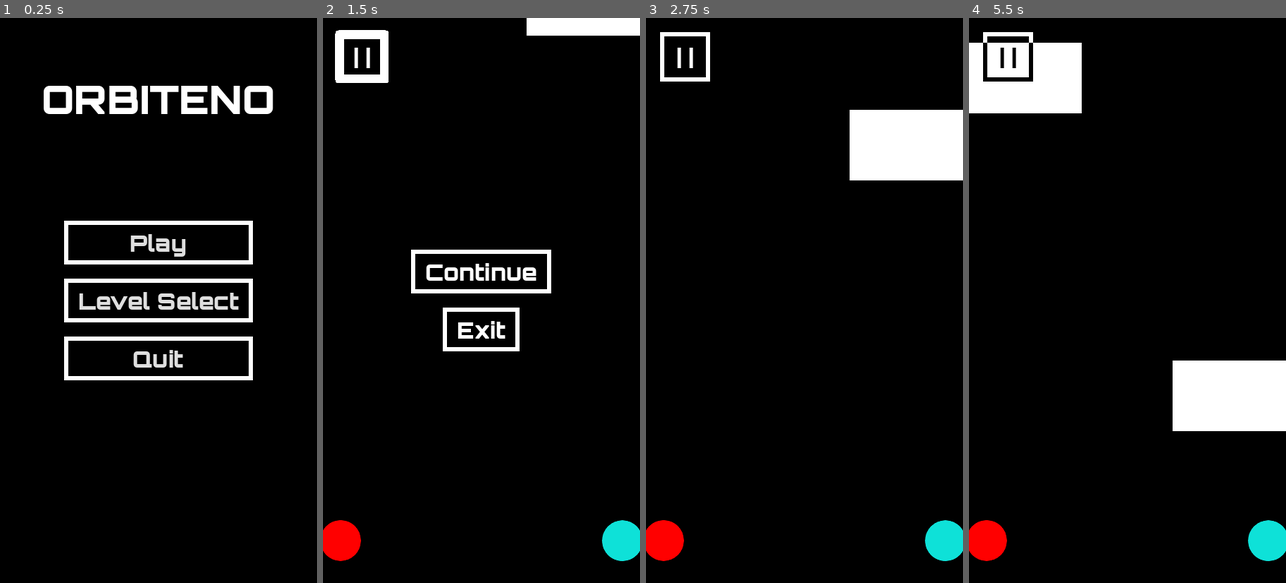
Above: before the commit, frames 1-4 (left to right).
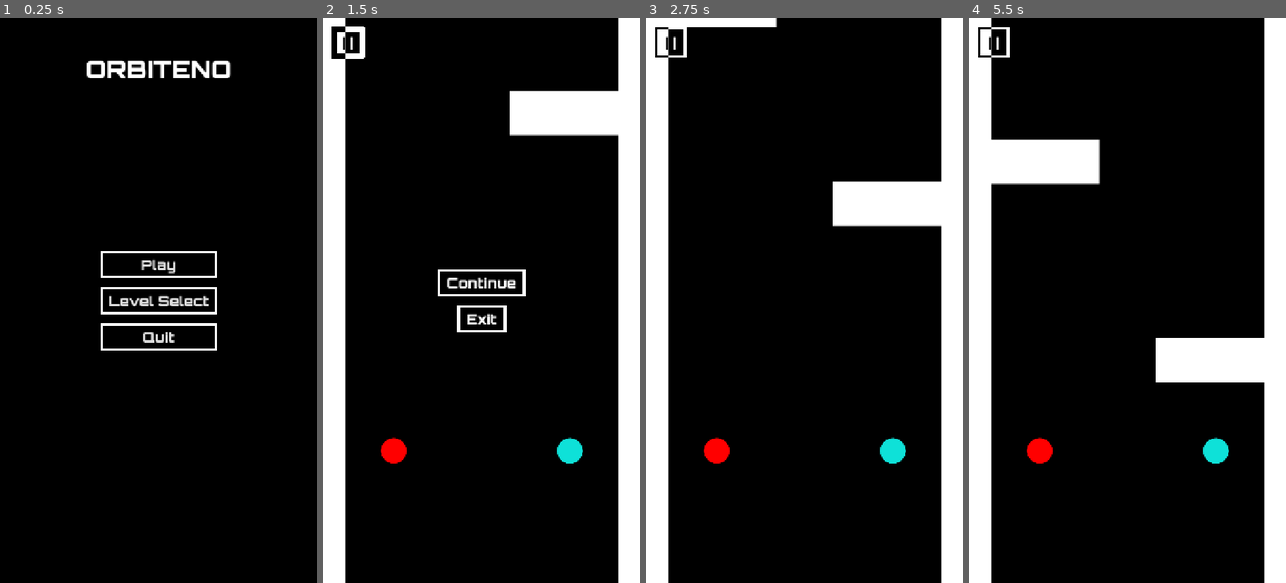
Above: after the commit, the same moments.

Repository: Skunkynator/Orbiteno
Game: Godot game, scene res://menu/title.tscn
Same seed, same stepped clock (60 frames per second), same inputs: the game is played once before the commit and once after it.
Inputs:
- Up to frame 1 (0.25 s): no input
- Up to frame 2 (1.5 s): click "Play" at 0.5 s; click "| |" at 1.25 s
- Up to frame 3 (2.75 s): click "Continue" at 2 s
- Up to frame 4 (5.5 s): click "| |" at 2.75 s; click "Continue" at 3.5 s; click "| |" at 4.25 s; click "Continue" at 5 s

The runs differ from the first frame. In frame 1, 9.0% of the frame differs, in the area x 13-87%, y 7-65%; in frame 2, 22%; in frame 3, 21%; in frame 4, 24%, in the area x 0-100%, y 0-100%.

Commit message:
Update to Godot 4.4

Diff:
--- a/level_base/base.tscn
+++ b/level_base/base.tscn
@@ -1,18 +1,18 @@
-[gd_scene load_steps=3 format=2]
+[gd_scene load_steps=3 format=3 uid="uid://bovkl4daa2vf4"]
 
-[ext_resource path="res://level_base/level.gd" type="Script" id=2]
-[ext_resource path="res://level_base/obstacle.tscn" type="PackedScene" id=3]
+[ext_resource type="Script" uid="uid://cudnmrxiafgum" path="res://level_base/level.gd" id="2"]
+[ext_resource type="PackedScene" uid="uid://3tgyn4qb6ibj" path="res://level_base/obstacle.tscn" id="3"]
 
 [node name="Level" type="Node2D"]
-script = ExtResource( 2 )
+script = ExtResource("2")
 
 [node name="End" type="Node2D" parent="."]
 
 [node name="walls" type="Node" parent="."]
 
-[node name="RightWall" parent="walls" instance=ExtResource( 3 )]
-position = Vector2( 720, 0 )
-obj_size = Vector2( 100, 300000 )
+[node name="RightWall" parent="walls" instance=ExtResource("3")]
+position = Vector2(720, 0)
+obj_size = Vector2(100, 300000)
 
-[node name="LeftWall" parent="walls" instance=ExtResource( 3 )]
-obj_size = Vector2( 100, 300000 )
+[node name="LeftWall" parent="walls" instance=ExtResource("3")]
+obj_size = Vector2(100, 300000)
--- a/level_base/movement/auto_path_follow.gd
+++ b/level_base/movement/auto_path_follow.gd
@@ -6,4 +6,4 @@
 
 
 func _process(delta: float) -> void:
-	offset += delta * speed * 500
+	h_offset += delta * speed * 500
--- a/levels/basics/08.tscn
+++ b/levels/basics/08.tscn
@@ -1,77 +1,77 @@
-[gd_scene load_steps=3 format=2]
+[gd_scene load_steps=3 format=3 uid="uid://cqr07tttyjavg"]
 
-[ext_resource path="res://level_base/base.tscn" type="PackedScene" id=1]
-[ext_resource path="res://level_base/obstacle.tscn" type="PackedScene" id=2]
+[ext_resource type="PackedScene" path="res://level_base/base.tscn" id="1"]
+[ext_resource type="PackedScene" uid="uid://3tgyn4qb6ibj" path="res://level_base/obstacle.tscn" id="2"]
 
-[node name="Level" instance=ExtResource( 1 )]
+[node name="Level" instance=ExtResource("1")]
 
 [node name="End" parent="." index="0"]
-position = Vector2( 0, -4600 )
+position = Vector2(0, -4600)
 
 [node name="Node2D" type="Node2D" parent="." index="2"]
-position = Vector2( 360, -50 )
+position = Vector2(360, -50)
 
-[node name="Area2D" parent="Node2D" index="0" instance=ExtResource( 2 )]
-position = Vector2( -160, -200 )
+[node name="Area2D" parent="Node2D" index="0" instance=ExtResource("2")]
+position = Vector2(-160, -200)
 rotation = 0.785398
-obj_size = Vector2( 300, 300 )
+obj_size = Vector2(300, 300)
 
-[node name="Area2D2" parent="Node2D" index="1" instance=ExtResource( 2 )]
-position = Vector2( 160, -550 )
+[node name="Area2D2" parent="Node2D" index="1" instance=ExtResource("2")]
+position = Vector2(160, -550)
 rotation = 0.785398
-obj_size = Vector2( 300, 300 )
+obj_size = Vector2(300, 300)
 
-[node name="Area2D3" parent="Node2D" index="2" instance=ExtResource( 2 )]
-position = Vector2( -160, -900 )
+[node name="Area2D3" parent="Node2D" index="2" instance=ExtResource("2")]
+position = Vector2(-160, -900)
 rotation = 0.785398
-obj_size = Vector2( 300, 300 )
+obj_size = Vector2(300, 300)
 
-[node name="Area2D4" parent="." index="3" instance=ExtResource( 2 )]
-position = Vector2( 360, -1400 )
-obj_size = Vector2( 100, 300 )
+[node name="Area2D4" parent="." index="3" instance=ExtResource("2")]
+position = Vector2(360, -1400)
+obj_size = Vector2(100, 300)
 
-[node name="Area2D5" parent="." index="4" instance=ExtResource( 2 )]
-position = Vector2( 670, -1400 )
+[node name="Area2D5" parent="." index="4" instance=ExtResource("2")]
+position = Vector2(670, -1400)
 rotation = 0.785398
-obj_size = Vector2( 200, 200 )
+obj_size = Vector2(200, 200)
 
-[node name="Area2D6" parent="." index="5" instance=ExtResource( 2 )]
-position = Vector2( 300, -1800 )
+[node name="Area2D6" parent="." index="5" instance=ExtResource("2")]
+position = Vector2(300, -1800)
 rotation = -0.785398
-obj_size = Vector2( 100, 200 )
+obj_size = Vector2(100, 200)
 
-[node name="Area2D7" parent="." index="6" instance=ExtResource( 2 )]
-position = Vector2( 500, -2000 )
+[node name="Area2D7" parent="." index="6" instance=ExtResource("2")]
+position = Vector2(500, -2000)
 rotation = -0.785398
-obj_size = Vector2( 100, 200 )
+obj_size = Vector2(100, 200)
 
-[node name="Area2D8" parent="." index="7" instance=ExtResource( 2 )]
-position = Vector2( 500, -2500 )
-obj_size = Vector2( 400, 100 )
+[node name="Area2D8" parent="." index="7" instance=ExtResource("2")]
+position = Vector2(500, -2500)
+obj_size = Vector2(400, 100)
 
-[node name="Area2D9" parent="." index="8" instance=ExtResource( 2 )]
-position = Vector2( 220, -2900 )
-obj_size = Vector2( 400, 100 )
+[node name="Area2D9" parent="." index="8" instance=ExtResource("2")]
+position = Vector2(220, -2900)
+obj_size = Vector2(400, 100)
 
-[node name="Area2D10" parent="." index="9" instance=ExtResource( 2 )]
-position = Vector2( 520, -3300 )
+[node name="Area2D10" parent="." index="9" instance=ExtResource("2")]
+position = Vector2(520, -3300)
 rotation = 0.785398
-obj_size = Vector2( 300, 300 )
+obj_size = Vector2(300, 300)
 
 [node name="Node2D2" type="Node2D" parent="." index="10"]
-position = Vector2( 360, -3450 )
+position = Vector2(360, -3450)
 
-[node name="Area2D" parent="Node2D2" index="0" instance=ExtResource( 2 )]
-position = Vector2( -160, -200 )
+[node name="Area2D" parent="Node2D2" index="0" instance=ExtResource("2")]
+position = Vector2(-160, -200)
 rotation = 0.785398
-obj_size = Vector2( 300, 300 )
+obj_size = Vector2(300, 300)
 
-[node name="Area2D2" parent="Node2D2" index="1" instance=ExtResource( 2 )]
-position = Vector2( 160, -550 )
+[node name="Area2D2" parent="Node2D2" index="1" instance=ExtResource("2")]
+position = Vector2(160, -550)
 rotation = 0.785398
-obj_size = Vector2( 300, 300 )
+obj_size = Vector2(300, 300)
 
-[node name="Area2D3" parent="Node2D2" index="2" instance=ExtResource( 2 )]
-position = Vector2( -160, -900 )
+[node name="Area2D3" parent="Node2D2" index="2" instance=ExtResource("2")]
+position = Vector2(-160, -900)
 rotation = 0.785398
-obj_size = Vector2( 300, 300 )
+obj_size = Vector2(300, 300)
--- a/levels/worlds.tres
+++ b/levels/worlds.tres
@@ -1,8 +1,9 @@
-[gd_resource type="Resource" script_class="WorldList" load_steps=3 format=3 uid="uid://b56xip7sfy1mq"]
+[gd_resource type="Resource" script_class="WorldList" load_steps=4 format=3 uid="uid://b56xip7sfy1mq"]
 
-[ext_resource type="Script" path="res://world_list.gd" id="1"]
+[ext_resource type="Script" uid="uid://dvfywx1yldfuq" path="res://world_list.gd" id="1"]
+[ext_resource type="Script" uid="uid://cm28xe8akpyj" path="res://world_info.gd" id="1_6wigm"]
 [ext_resource type="Resource" uid="uid://k06qispryexq" path="res://levels/basics/basics.tres" id="2"]
 
 [resource]
 script = ExtResource("1")
-cur_worlds = [ExtResource("2")]
+cur_worlds = Array[ExtResource("1_6wigm")]([ExtResource("2")])
--- a/menu/pause.tscn
+++ b/menu/pause.tscn
@@ -1,8 +1,8 @@
-[gd_scene load_steps=3 format=2]
+[gd_scene load_steps=3 format=3 uid="uid://d01h60ptisquu"]
 
-[ext_resource path="res://menu/main.tres" type="Theme" id=1]
+[ext_resource type="Theme" uid="uid://s1op4jnwvprq" path="res://menu/main.tres" id="1"]
 
-[sub_resource type="GDScript" id=1]
+[sub_resource type="GDScript" id="1"]
 script/source = "extends Node
 
 
--- a/menu/title.tscn
+++ b/menu/title.tscn
@@ -31,9 +31,9 @@
 
 [sub_resource type="FontFile" id="2"]
 fallbacks = Array[Font]([ExtResource("1")])
-face_index = null
-embolden = null
-transform = null
+subpixel_positioning = 0
+msdf_pixel_range = 14
+msdf_size = 128
 cache/0/16/0/ascent = 0.0
 cache/0/16/0/descent = 0.0
 cache/0/16/0/underline_position = 0.0
--- a/player/Player.tscn
+++ b/player/Player.tscn
@@ -42,15 +42,15 @@
 
 [sub_resource type="ShaderMaterial" id="1"]
 shader = ExtResource("2")
+shader_parameter/gradient = SubResource("8")
 shader_parameter/lowest = 0.1
 shader_parameter/highest = 0.14
-shader_parameter/gradient = SubResource("8")
 
 [node name="Player" type="Node2D"]
 rotation = 0.00052649
 script = ExtResource("3")
 rotator_path = NodePath("Rotator")
-ball_area_paths = [NodePath("Rotator/Ball/Area3D"), NodePath("Rotator/Ball2/Area3D")]
+ball_area_paths = Array[NodePath]([NodePath("Rotator/Ball/Area3D"), NodePath("Rotator/Ball2/Area3D")])
 rot_speed = 2.095
 
 [node name="Rotator" type="Node2D" parent="."]
--- a/player/player.gd
+++ b/player/player.gd
@@ -36,7 +36,7 @@
 			touch_sum -= touches[event.index]
 			touches.erase(event.index)
 		elif event.pressed and not event.index in touches:
-			touches[event.index] = -1 if event.position.x < 360 else 1
+			touches[event.index] = -1 if event.position.x < get_viewport_rect().size.x / 2 else 1
 			touch_sum += touches[event.index]
 
 
--- a/project.godot
+++ b/project.godot
@@ -12,7 +12,7 @@
 
 config/name="Orbiteno"
 run/main_scene="res://menu/title.tscn"
-config/features=PackedStringArray("4.1")
+config/features=PackedStringArray("4.4")
 config/icon="res://icon.png"
 
 [autoload]
@@ -23,7 +23,7 @@
 
 window/size/viewport_width=720
 window/size/viewport_height=1280
-window/stretch/mode="2d"
+window/stretch/mode="canvas_items"
 window/handheld/orientation="sensor_portrait"
 window/size/fullscreen=true
 
Not shown, added: addons/Trail/plugin.gd.uid
Not shown, added: addons/Trail/trail_2d.gd.uid
Not shown, added: game_controller.gd.uid
Not shown, added: level_base/level.gd.uid
Not shown, added: level_base/movement/auto_path_follow.gd.uid
Not shown, added: level_base/movement/rotator.gd.uid
Not shown, added: level_base/negate.gdshader.uid
Not shown, added: level_base/negate_text.gdshader.uid
Not shown, added: level_base/obstacle.gd.uid
Not shown: 2 places in level_base/obstacle.tscn that only renumber resources
Not shown, added: level_info.gd.uid
Not shown: 1 places in levels/basics/01.tscn that only renumber resources
(and 13 more such lines)
